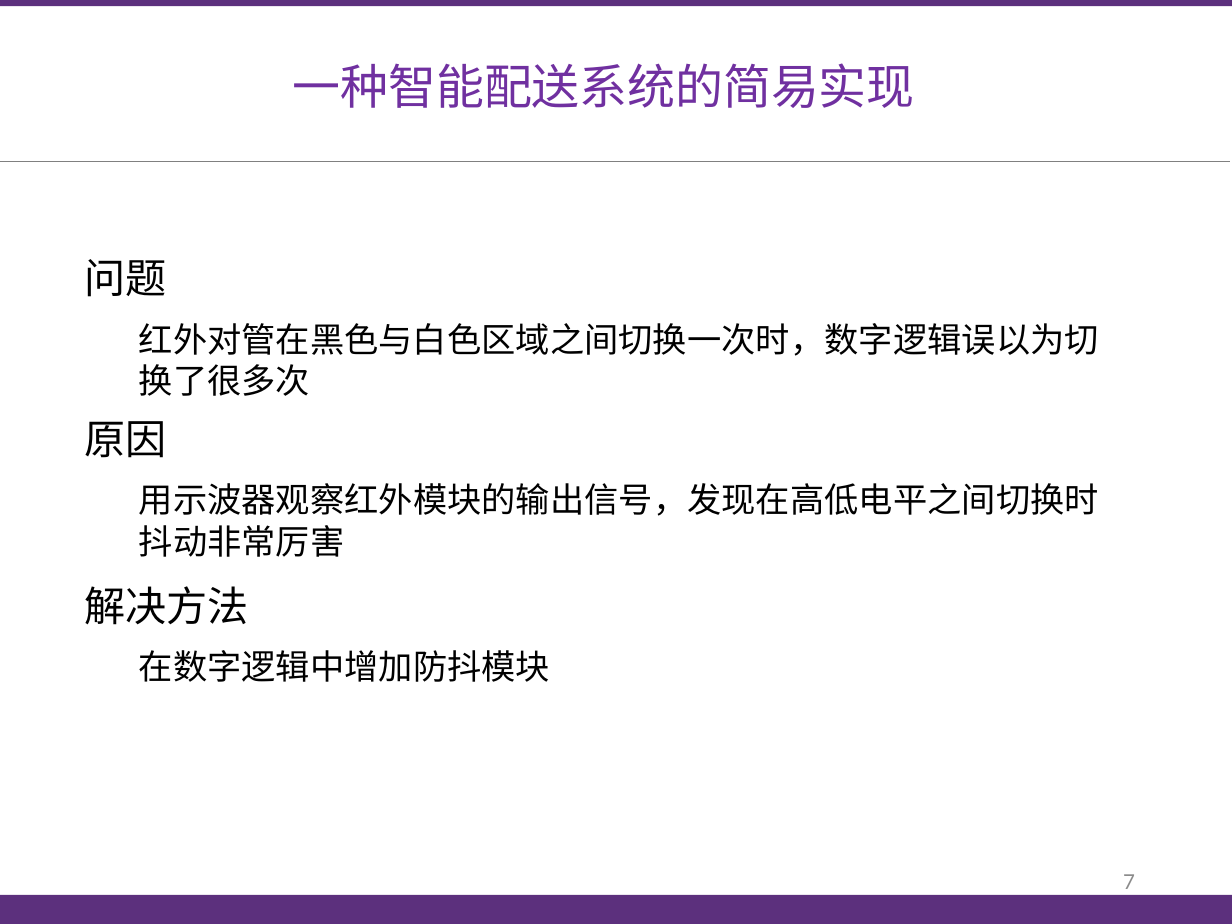
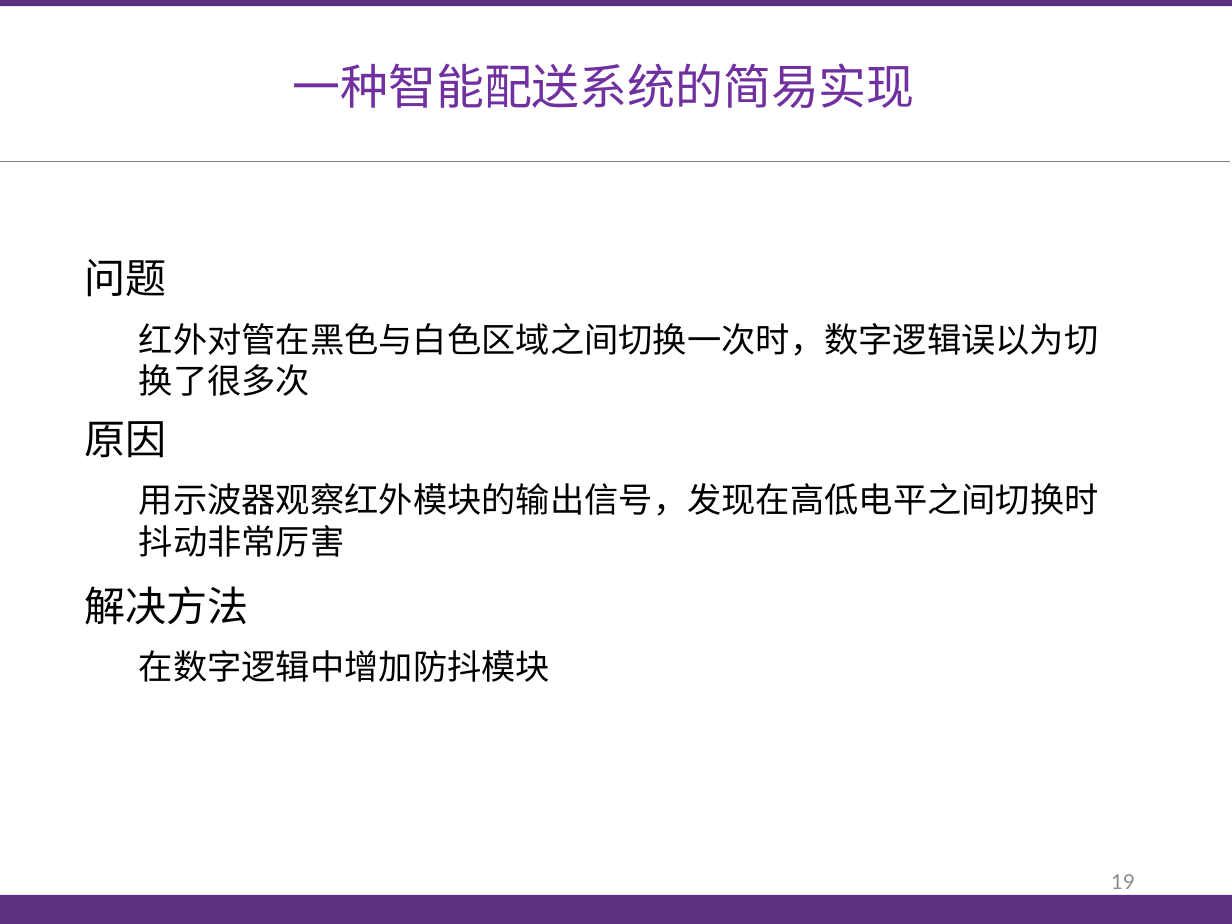
Before and after one commit to jameswhqi/summer-electronics, a slide deck: slide 19 of final_report/答辩_祁文浩_康梓峰.pptx (slide 18 before the commit). Drawn at 1232x924 pixels with LibreOffice and Linux fonts; fonts in the diff are those of the drawing. Boxes give left, top, right and bottom in pixels: in the first picture for what was removed or moved away, otherwise in the second. Text is boxed around its words. In the diff, an @@ line names an element or a change of style, - is before the commit and + after.

```diff
--- a/final_report/答辩_祁文浩_康梓峰.pptx
+++ b/final_report/答辩_祁文浩_康梓峰.pptx
@@ text at [1111, 874, 1135, 889]: text changed @@
-7
+19
```
Also in this commit, not shown: 13 other slides changed, 1 slide added, 1 slide removed, 2 other files.
